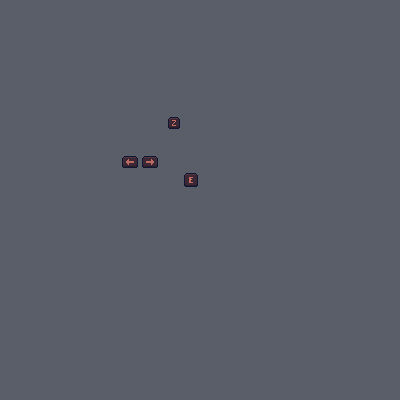
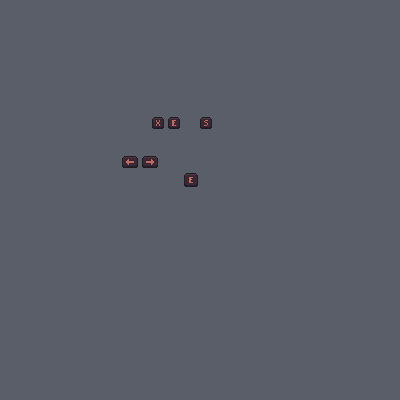
Two versions of the same layered image (400x400). Layer-by-layer changes:
showed "KeyboardE.png", painted on it over [168,117,180,129]
added layer "KeyboardS.png" above "KeyboardX.png" over [200,117,212,129]
added layer "KeyboardX.png" above "KeyboardZ.png" over [152,117,164,129]
painted on "KeyboardInteract.png" over [184,173,198,187]
painted on "KeyboardNextTab.png" over [142,156,158,168]
painted on "KeyboardPreviousTab.png" over [122,156,138,168]
